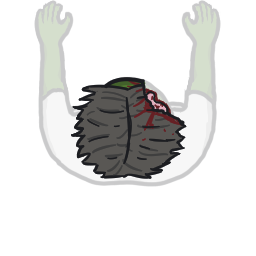
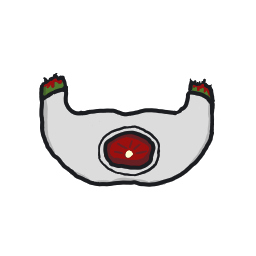
Layers edited between the first and the second 256×256 image:
hid group "Head11" (3 layers) over 38, 63, 217, 187
hid group "RightArm2" (2 layers), moved it above "RightArm3" over 127, 0, 221, 187
painted on "Lines" (13th of 33, in "RightArms" › "RightArm2") over 127, 0, 221, 187
painted on "Color" (13th of 33, in "RightArms" › "RightArm2") over 127, 0, 221, 187
hid group "RightArm1" (2 layers) over 127, 0, 221, 187
painted on "Lines" (18th of 33, in "RightArms" › "RightArm1") over 127, 0, 221, 187
painted on "Color" (18th of 33, in "RightArms" › "RightArm1") over 127, 0, 221, 187
hid group "LeftArm2" (2 layers), moved it above "LeftArm3" over 34, 0, 191, 187
painted on "Lines" (19th of 33, in "LeftArms" › "LeftArm2") over 34, 0, 191, 187
painted on "Color" (19th of 33, in "LeftArms" › "LeftArm2") over 34, 0, 191, 187
hid group "LeftArm1" (2 layers) over 34, 0, 191, 187
painted on "Lines" (23rd of 33, in "LeftArms" › "LeftArm1") over 34, 0, 191, 187
painted on "Color" (23rd of 33, in "LeftArms" › "LeftArm1") over 34, 0, 191, 187
showed group "Torsos" (30 layers), moved it above "NewRef" over 38, 63, 217, 187
painted on "Lines" (24th of 33, in "Torsos" › "Torso1") over 38, 63, 217, 187
painted on "Color" (24th of 33, in "Torsos" › "Torso1") over 38, 63, 217, 187
hid group "NewRef" (9 layers), opacity 24% → 25% over 34, 0, 221, 187
hid group "Body" (1st of 3, in "NewRef") (2 layers) over 38, 64, 217, 187
hid group "OldRef" (10 layers) over 34, 0, 221, 187
